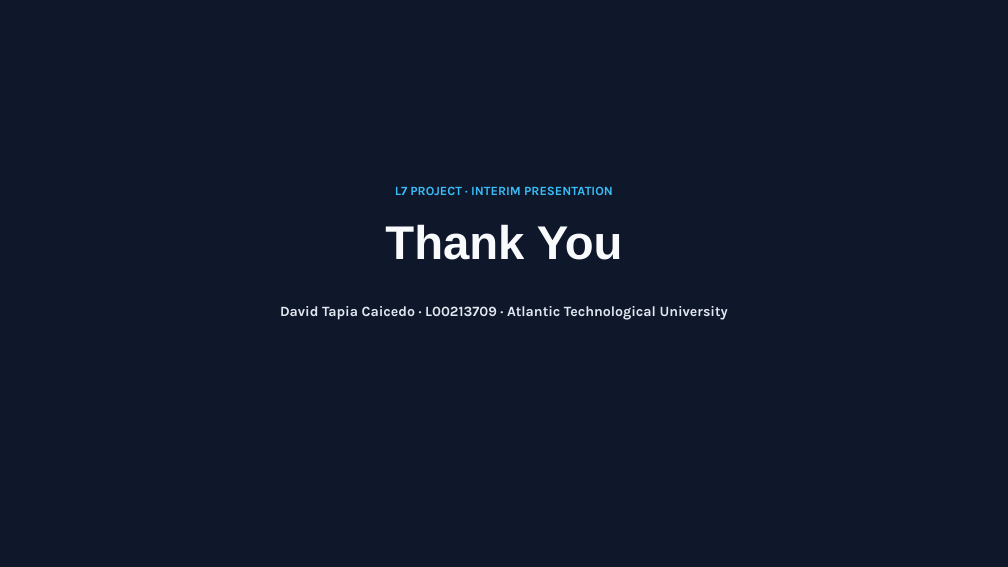
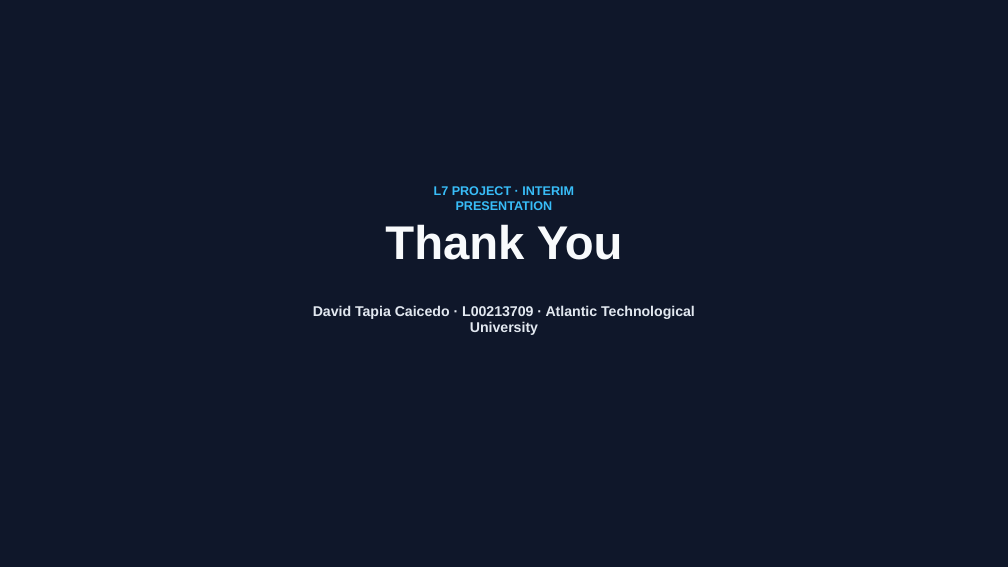
Before and after one commit to daviz04/L7_Project, a slide deck: slide 12 of Automated Liquid Cooling & Leak Detection Presentation.pptx. Drawn at 1008x567 pixels with LibreOffice and Linux fonts; fonts in the diff are those of the drawing. Boxes give left, top, right and bottom in pixels: in the first picture for what was removed or moved away, otherwise in the second. Text is boxed around its words. In the diff, an @@ line names an element or a change of style, - is before the commit and + after.

```diff
--- a/Automated Liquid Cooling & Leak Detection Presentation.pptx
+++ b/Automated Liquid Cooling & Leak Detection Presentation.pptx
@@ text "L7 PROJECT · INTERIM PRESENTATION" at bbox=[434, 186, 574, 210]: font Karla to Arial @@
@@ text "L7 PROJECT · INTERIM PRESENTATION": place and size @@
-text "L7 PROJECT · INTERIM PRESENTATION" at bbox=[395, 186, 613, 195]
+text "L7 PROJECT · INTERIM PRESENTATION" at bbox=[434, 186, 574, 210]
@@ text "David Tapia Caicedo · L00213709 ...": place and size @@
-text "David Tapia Caicedo · L00213709 ..." at bbox=[280, 306, 728, 319]
+text "David Tapia Caicedo · L00213709 ..." at bbox=[313, 305, 695, 335]
@@ text "David Tapia Caicedo · L00213709 ..." at bbox=[313, 305, 695, 335]: font Karla to Arial @@
```
Also in this commit, not shown: 11 other slides changed, 2 other files.
